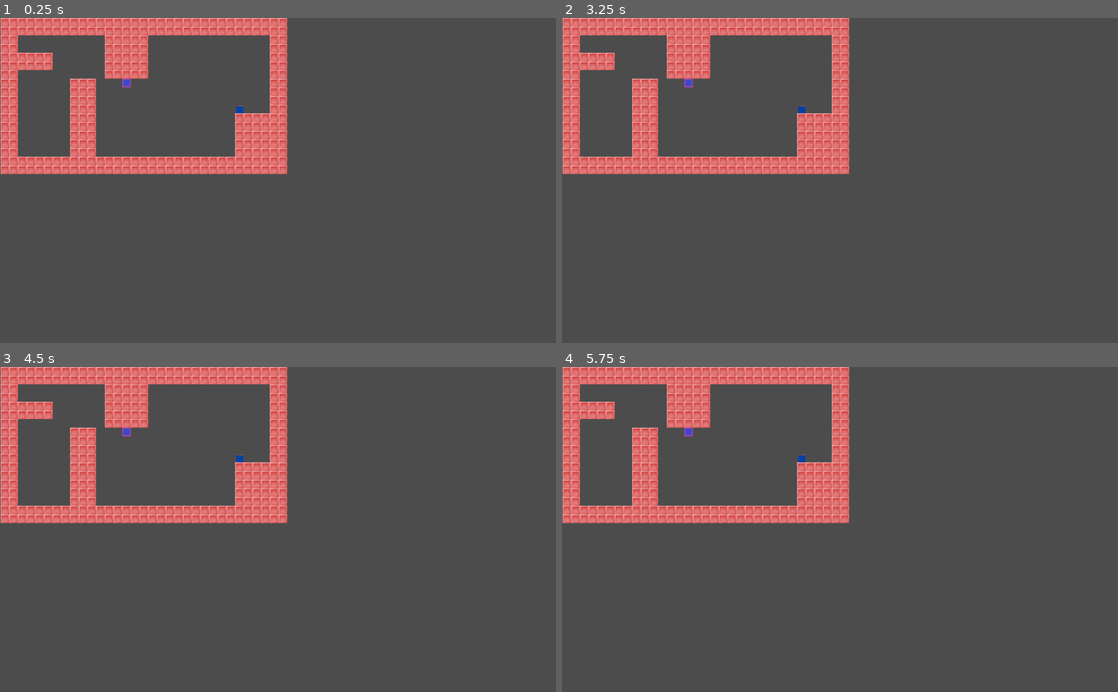
Above: before the commit, frames 1-4 (two rows, left to right).
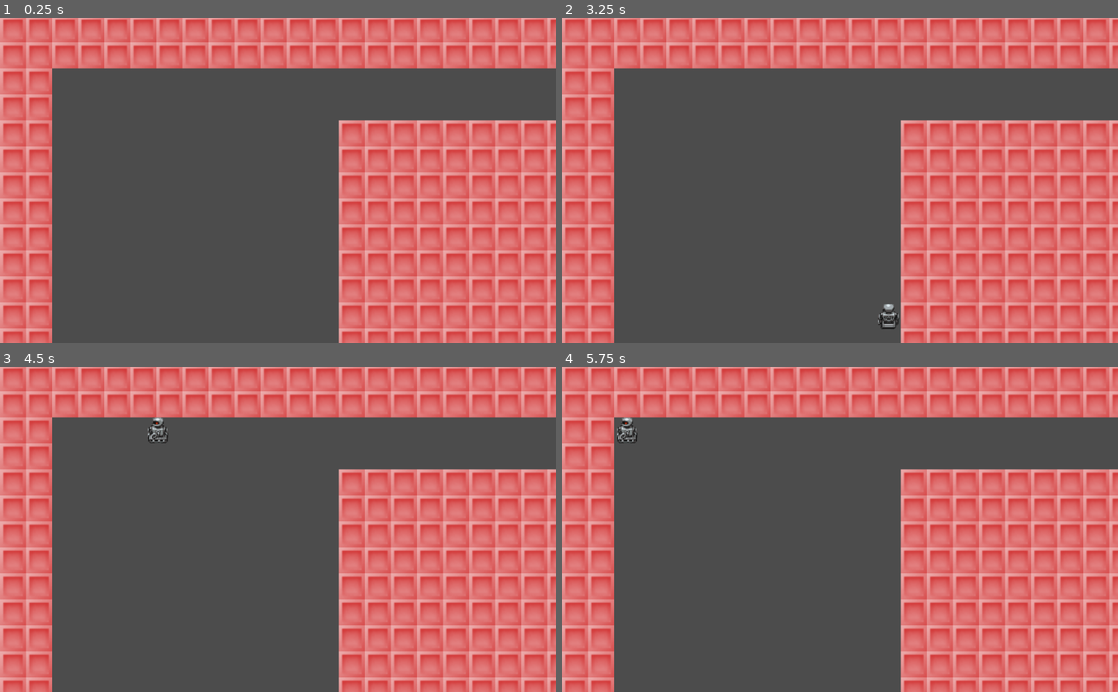
Above: after the commit, the same moments.

Repository: chazanas/godot2
Game: Godot game, scene res://level1.tscn
The game is run twice, just before and just after one commit, with the same random seed, the same clock (stepped at 60 frames per second) and the same inputs. Before the commit the project starts from res://level3.tscn.
Inputs:
- Up to frame 1 (0.25 s): no input
- Up to frame 2 (3.25 s): tap Enter at 0.5, 2 s; hold Right (move_right) 0.53-1.28 s; hold Down (move_bottom) 0.53-1.28 s; tap Space at 1.25, 2.75 s; hold Left (move_left) 1.28-2.03 s; tap Down (move_bottom) at 1.35, 2.85 s; hold Right (move_right) 2.03-2.78 s; hold Down (move_bottom) 2.03-2.78 s; hold Up (move_up) from 2.78 s (still down)
- Up to frame 3 (4.5 s): release Up (move_up) at 3.53 s; hold Down (move_bottom) 3.53-4.28 s; hold Left (move_left) from 3.53 s (still down); tap Down (move_bottom) at 4.35 s
- Up to frame 4 (5.75 s): keep holding Left (move_left); hold Down (move_bottom) from 5.03 s (still down)

The runs differ from the first frame. In frame 1, 52% of the frame differs, in the area x 0-100%, y 0-100%; in frame 2, 53%; in frame 3, 53%; in frame 4, 53%.
Error before the commit: Attempt to call function 'stop' in base 'null instance' on a null instance. (res://player.gd:41)

Commit message:
animated sprite global

Diff:
--- a/level1.tscn
+++ b/level1.tscn
@@ -1,20 +1,9 @@
-[gd_scene load_steps=20 format=2]
+[gd_scene load_steps=8 format=2]
 
 [ext_resource path="res://obstacle.png" type="Texture" id=1]
 [ext_resource path="res://Area2D.gd" type="Script" id=2]
 [ext_resource path="res://portal.png" type="Texture" id=3]
 [ext_resource path="res://player.tscn" type="PackedScene" id=4]
-[ext_resource path="res://right0.png" type="Texture" id=5]
-[ext_resource path="res://right1.png" type="Texture" id=6]
-[ext_resource path="res://right2.png" type="Texture" id=7]
-[ext_resource path="res://left0.png" type="Texture" id=8]
-[ext_resource path="res://left1.png" type="Texture" id=9]
-[ext_resource path="res://left2.png" type="Texture" id=10]
-[ext_resource path="res://up0.png" type="Texture" id=11]
-[ext_resource path="res://up2.png" type="Texture" id=12]
-[ext_resource path="res://up1.png" type="Texture" id=13]
-[ext_resource path="res://down.png" type="Texture" id=14]
-[ext_resource path="res://down1.png" type="Texture" id=15]
 
 [sub_resource type="RectangleShape2D" id=1]
 
@@ -43,31 +32,7 @@
 custom_solver_bias = 0.0
 radius = 10.0
 
-[sub_resource type="SpriteFrames" id=4]
-
-animations = [ {
-"frames": [ ExtResource( 5 ), ExtResource( 6 ), ExtResource( 7 ) ],
-"loop": true,
-"name": "right",
-"speed": 20.0
-}, {
-"frames": [ ExtResource( 8 ), ExtResource( 9 ), ExtResource( 10 ) ],
-"loop": true,
-"name": "left",
-"speed": 20.0
-}, {
-"frames": [ ExtResource( 11 ), ExtResource( 12 ), ExtResource( 13 ) ],
-"loop": true,
-"name": "up",
-"speed": 20.0
-}, {
-"frames": [ ExtResource( 14 ), ExtResource( 15 ), ExtResource( 14 ) ],
-"loop": true,
-"name": "down",
-"speed": 10.0
-} ]
-
-[node name="colworld" type="Node2D" index="0"]
+[node name="colworld" type="Node2D"]
 
 scale = Vector2( 3, 3 )
 _sections_unfolded = [ "Transform" ]
@@ -121,11 +86,3 @@
 [node name="player" parent="." index="3" instance=ExtResource( 4 )]
 
 position = Vector2( 200, 250 )
-
-[node name="AnimatedSprite" type="AnimatedSprite" parent="player" index="2"]
-
-position = Vector2( 0, -2 )
-scale = Vector2( 0.15, 0.15 )
-frames = SubResource( 4 )
-animation = "up"
-_sections_unfolded = [ "Transform" ]
--- a/level2.tscn
+++ b/level2.tscn
@@ -33,6 +33,9 @@
 radius = 10.0
 
 [node name="colworld" type="Node2D"]
+
+scale = Vector2( 3, 3 )
+_sections_unfolded = [ "Transform" ]
 
 [node name="TileMap" type="TileMap" parent="." index="0"]
 
--- a/level3.tscn
+++ b/level3.tscn
@@ -39,7 +39,10 @@
 custom_solver_bias = 0.0
 extents = Vector2( 8.93756, 10 )
 
-[node name="colworld" type="Node2D" index="0"]
+[node name="colworld" type="Node2D"]
+
+scale = Vector2( 3, 3 )
+_sections_unfolded = [ "Transform" ]
 
 [node name="TileMap" type="TileMap" parent="." index="0"]
 
--- a/level4.tscn
+++ b/level4.tscn
@@ -32,7 +32,10 @@
 custom_solver_bias = 0.0
 radius = 10.0
 
-[node name="colworld" type="Node2D"]
+[node name="colworld" type="Node2D" index="0"]
+
+scale = Vector2( 3, 3 )
+_sections_unfolded = [ "Transform" ]
 
 [node name="TileMap" type="TileMap" parent="." index="0"]
 
--- a/player.gd
+++ b/player.gd
@@ -7,6 +7,7 @@
 const MOTION_SPEED = 600 # Pixels/second
 const TILE_PORTAL = 1
 var motionString = ""
+
 
 func _physics_process(delta):
 	var motion = Vector2()
--- a/player.tscn
+++ b/player.tscn
@@ -1,13 +1,48 @@
-[gd_scene load_steps=3 format=2]
+[gd_scene load_steps=15 format=2]
 
 [ext_resource path="res://player.gd" type="Script" id=1]
+[ext_resource path="res://down1.png" type="Texture" id=2]
+[ext_resource path="res://right0.png" type="Texture" id=3]
+[ext_resource path="res://right1.png" type="Texture" id=4]
+[ext_resource path="res://right2.png" type="Texture" id=5]
+[ext_resource path="res://left0.png" type="Texture" id=6]
+[ext_resource path="res://left1.png" type="Texture" id=7]
+[ext_resource path="res://left2.png" type="Texture" id=8]
+[ext_resource path="res://up0.png" type="Texture" id=9]
+[ext_resource path="res://up2.png" type="Texture" id=10]
+[ext_resource path="res://up1.png" type="Texture" id=11]
+[ext_resource path="res://down.png" type="Texture" id=12]
 
 [sub_resource type="RectangleShape2D" id=1]
 
 custom_solver_bias = 0.0
 extents = Vector2( 8, 8 )
 
-[node name="player" type="KinematicBody2D" index="0"]
+[sub_resource type="SpriteFrames" id=4]
+
+animations = [ {
+"frames": [ ExtResource( 3 ), ExtResource( 4 ), ExtResource( 5 ) ],
+"loop": true,
+"name": "right",
+"speed": 20.0
+}, {
+"frames": [ ExtResource( 6 ), ExtResource( 7 ), ExtResource( 8 ) ],
+"loop": true,
+"name": "left",
+"speed": 20.0
+}, {
+"frames": [ ExtResource( 9 ), ExtResource( 10 ), ExtResource( 11 ) ],
+"loop": true,
+"name": "up",
+"speed": 20.0
+}, {
+"frames": [ ExtResource( 12 ), ExtResource( 2 ), ExtResource( 12 ) ],
+"loop": true,
+"name": "down",
+"speed": 10.0
+} ]
+
+[node name="player" type="KinematicBody2D"]
 
 input_pickable = false
 collision_layer = 1
@@ -17,10 +52,19 @@
 
 [node name="sprite" type="Sprite" parent="." index="0"]
 
-_sections_unfolded = [ "Visibility" ]
+scale = Vector2( 0.15, 0.15 )
+texture = ExtResource( 2 )
+_sections_unfolded = [ "Transform", "Visibility" ]
 
 [node name="CollisionShape2D" type="CollisionShape2D" parent="." index="1"]
 
 position = Vector2( -0.0293554, -0.030784 )
 scale = Vector2( 0.975802, 0.975802 )
 shape = SubResource( 1 )
+
+[node name="AnimatedSprite" type="AnimatedSprite" parent="." index="2"]
+
+scale = Vector2( 0.15, 0.15 )
+frames = SubResource( 4 )
+animation = "default"
+_sections_unfolded = [ "Transform" ]
--- a/project.godot
+++ b/project.godot
@@ -11,7 +11,8 @@
 [application]
 
 config/name="Kinematic Collision"
-run/main_scene="res://level3.tscn"
+run/main_scene="res://level1.tscn"
+run/disable_stdout=true
 config/icon="res://icon.png"
 
 [gdnative]
